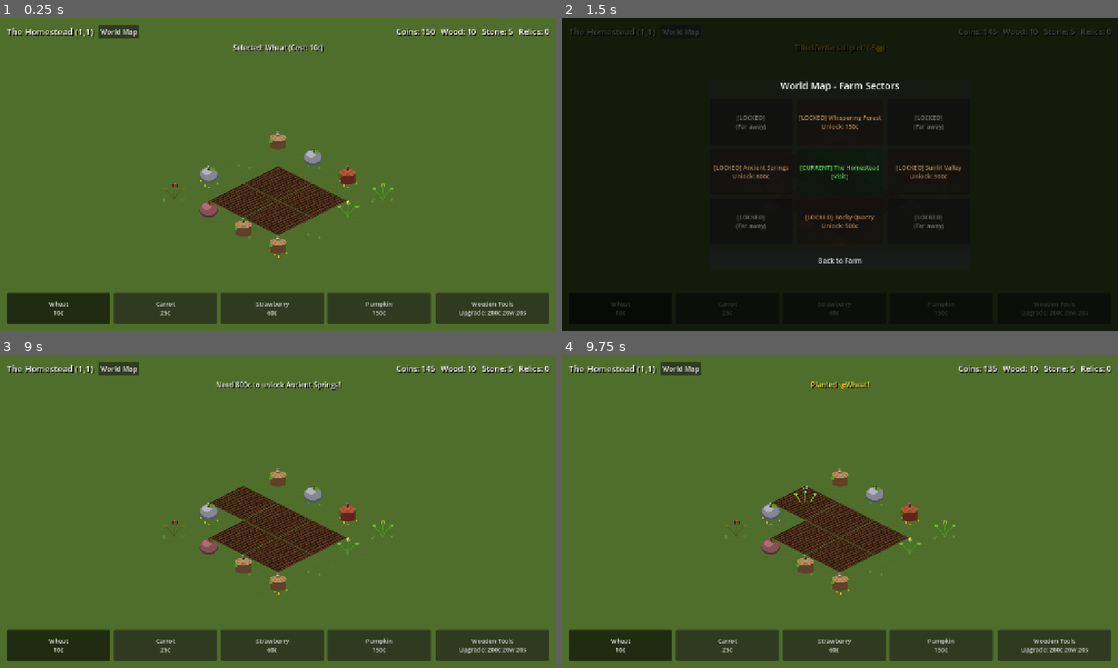
Above: before the commit, frames 1-4 (two rows, left to right).
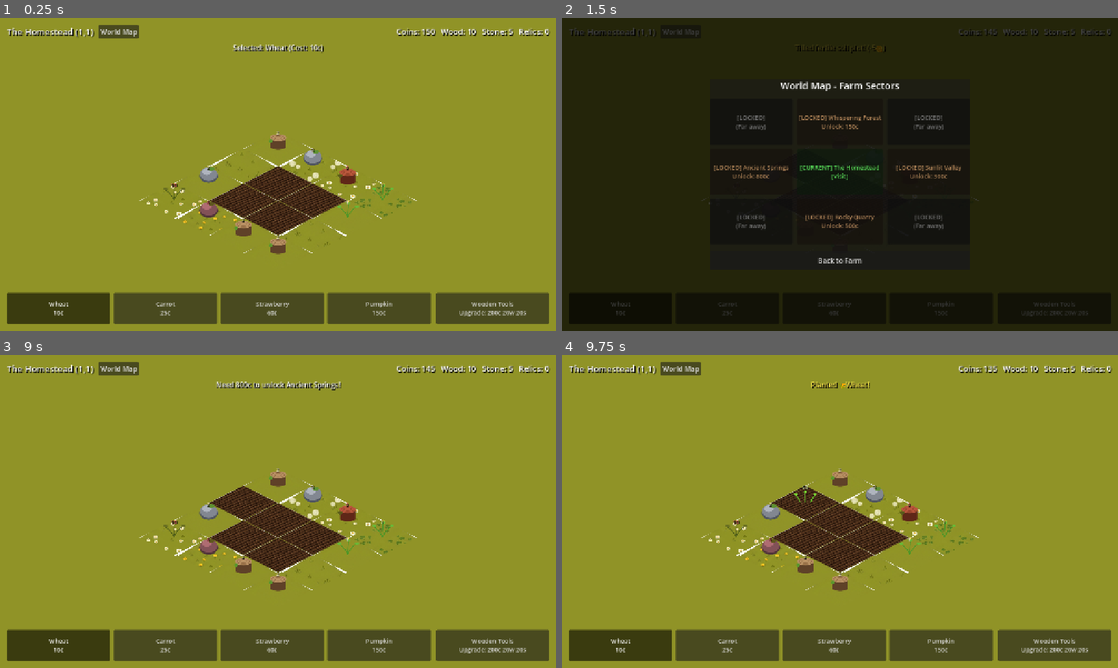
Above: after the commit, the same moments.

Repository: ShootyQ/FarmingApp
Game: Godot game, scene res://scenes/main.tscn
Same seed, same stepped clock (60 frames per second), same inputs: the game is played once before the commit and once after it.
Inputs (mouse positions are in pixels of both pictures, inside the frame that each line leads up to):
- Up to frame 1 (0.25 s): no input
- Up to frame 2 (1.5 s): click (840, 149) at 0.52 s; click "World Map" at 1.25 s
- Up to frame 3 (9 s): click "Wheat 10c" at 2 s; click "Carrot 25c" at 2.75 s; click "Strawberry 60c" at 3.5 s; click "Pumpkin 150c" at 4.25 s; click "Wooden Tools Upgrade: 200c 20…" at 5 s; click "[LOCKED] (Far away)" at 5.75 s; click "[LOCKED] Whispering Forest Un…" at 6.5 s; click "[LOCKED] (Far away)" at 7.25 s; click "[LOCKED] Ancient Springs Unlo…" at 8 s; click "[CURRENT] The Homestead [Visi…" at 8.75 s
- Up to frame 4 (9.75 s): click (840, 486) at 9.52 s

The runs differ from the first frame. In frame 1, 95% of the frame differs, in the area x 0-100%, y 0-100%; in frame 2, less than 0.1%; in frame 3, 94%; in frame 4, 94%.

Commit message:
Add 8 matching 2:1 isometric grass diamond variants and continuous meadow landscape

Diff:
--- a/scenes/main.tscn
+++ b/scenes/main.tscn
@@ -20,7 +20,7 @@
 grow_horizontal = 2
 grow_vertical = 2
 mouse_filter = 2
-color = Color(0.31, 0.43, 0.17, 1)
+color = Color(0.565, 0.576, 0.153, 1)
 
 [node name="WorldViewport" type="Control" parent="."]
 layout_mode = 1
--- a/scripts/main.gd
+++ b/scripts/main.gd
@@ -26,7 +26,11 @@
 	preload("res://assets/tiles/iso_grass_0.png"),
 	preload("res://assets/tiles/iso_grass_1.png"),
 	preload("res://assets/tiles/iso_grass_2.png"),
-	preload("res://assets/tiles/iso_grass_3.png")
+	preload("res://assets/tiles/iso_grass_3.png"),
+	preload("res://assets/tiles/iso_grass_4.png"),
+	preload("res://assets/tiles/iso_grass_5.png"),
+	preload("res://assets/tiles/iso_grass_6.png"),
+	preload("res://assets/tiles/iso_grass_7.png")
 ]
 var tex_soil = preload("res://assets/tiles/iso_soil_flat.png")
 
@@ -40,6 +44,7 @@
 var tex_weed = preload("res://assets/objects/weed.png")
 
 var plot_nodes: Array[Node2D] = []
+var meadow_container: Node2D = null
 
 # Camera drag state
 var is_dragging: bool = false
@@ -90,11 +95,57 @@
 	for child in plots_root.get_children():
 		child.queue_free()
 
+	if meadow_container != null and is_instance_valid(meadow_container):
+		meadow_container.queue_free()
+
+	meadow_container = Node2D.new()
+	meadow_container.name = "MeadowGround"
+	world_container.add_child(meadow_container)
+	world_container.move_child(meadow_container, 0)
+
 	var origin_x = 0.0
 	var origin_y = -60.0
 	var empty_style = StyleBoxEmpty.new()
-	var s = ISO_W / 256.0
-
+	var s = (ISO_W / 256.0) * 1.004 # 0.4% bleed prevents subpixel gap seams
+
+	# 1. Build surrounding continuous meadow (16x16 field)
+	for my in range(-6, 10):
+		for mx in range(-6, 10):
+			if mx >= 0 and mx <= 3 and my >= 0 and my <= 3:
+				continue
+
+			var m_iso_x = origin_x + (mx - my) * (ISO_W * 0.5)
+			var m_iso_y = origin_y + (mx + my) * (ISO_H * 0.5)
+
+			var spr = Sprite2D.new()
+			spr.position = Vector2(m_iso_x, m_iso_y)
+			spr.scale = Vector2(s, s)
+			spr.z_index = -50
+
+			# Weighted natural distribution across the 8 grass variants
+			var h = abs((mx * 73856093) ^ (my * 19349663) ^ (mx * my * 83492791)) % 100
+			var g_idx = 0
+			if h < 45:
+				g_idx = 0 # Plain olive lawn
+			elif h < 68:
+				g_idx = 1 # Grass blade tufts
+			elif h < 78:
+				g_idx = 2 # Golden buttercups
+			elif h < 86:
+				g_idx = 3 # Clover clusters
+			elif h < 92:
+				g_idx = 4 # White wild daisies
+			elif h < 95:
+				g_idx = 5 # Dandelion puffs
+			elif h < 98:
+				g_idx = 6 # Sunny morning highlights
+			else:
+				g_idx = 7 # Mossy pasture
+
+			spr.texture = tex_grass[g_idx]
+			meadow_container.add_child(spr)
+
+	# 2. Build the 16 interactive farm plots (4x4)
 	for i in range(16):
 		var gx = i % 4
 		var gy = i / 4
@@ -111,10 +162,25 @@
 		# Layer 0: Seamless 2:1 Grass Diamond (Base of every cell)
 		var grass_sprite = Sprite2D.new()
 		grass_sprite.name = "Grass"
-		var g_idx = (gx * 3 + gy * 7) % tex_grass.size()
+		var farm_h = abs((gx * 73856093) ^ (gy * 19349663) ^ (gx * gy * 83492791)) % 100
+		var g_idx = 0
+		if farm_h < 40:
+			g_idx = 0
+		elif farm_h < 65:
+			g_idx = 1
+		elif farm_h < 75:
+			g_idx = 2
+		elif farm_h < 85:
+			g_idx = 3
+		elif farm_h < 92:
+			g_idx = 4
+		elif farm_h < 96:
+			g_idx = 5
+		else:
+			g_idx = 6
 		grass_sprite.texture = tex_grass[g_idx]
 		grass_sprite.scale = Vector2(s, s)
-		grass_sprite.position = Vector2(0, 0)
+		grass_sprite.position = Vector2.ZERO
 		node.add_child(grass_sprite)
 
 		# Layer 1: Flat Furrowed Soil Diamond (Plowed FarmVille rows)
@@ -122,7 +188,7 @@
 		soil_sprite.name = "Soil"
 		soil_sprite.texture = tex_soil
 		soil_sprite.scale = Vector2(s, s)
-		soil_sprite.position = Vector2(0, 0)
+		soil_sprite.position = Vector2.ZERO
 		soil_sprite.visible = false
 		node.add_child(soil_sprite)
 
Binary file changed: assets/tiles/iso_grass_0.png
Binary file changed: assets/tiles/iso_grass_1.png
Binary file changed: assets/tiles/iso_grass_2.png
Binary file changed: assets/tiles/iso_grass_3.png
Binary file added: assets/tiles/iso_grass_4.png
Not shown, added: assets/tiles/iso_grass_4.png.import
Binary file added: assets/tiles/iso_grass_5.png
Not shown, added: assets/tiles/iso_grass_5.png.import
Binary file added: assets/tiles/iso_grass_6.png
Not shown, added: assets/tiles/iso_grass_6.png.import
Binary file added: assets/tiles/iso_grass_7.png
Not shown, added: assets/tiles/iso_grass_7.png.import
